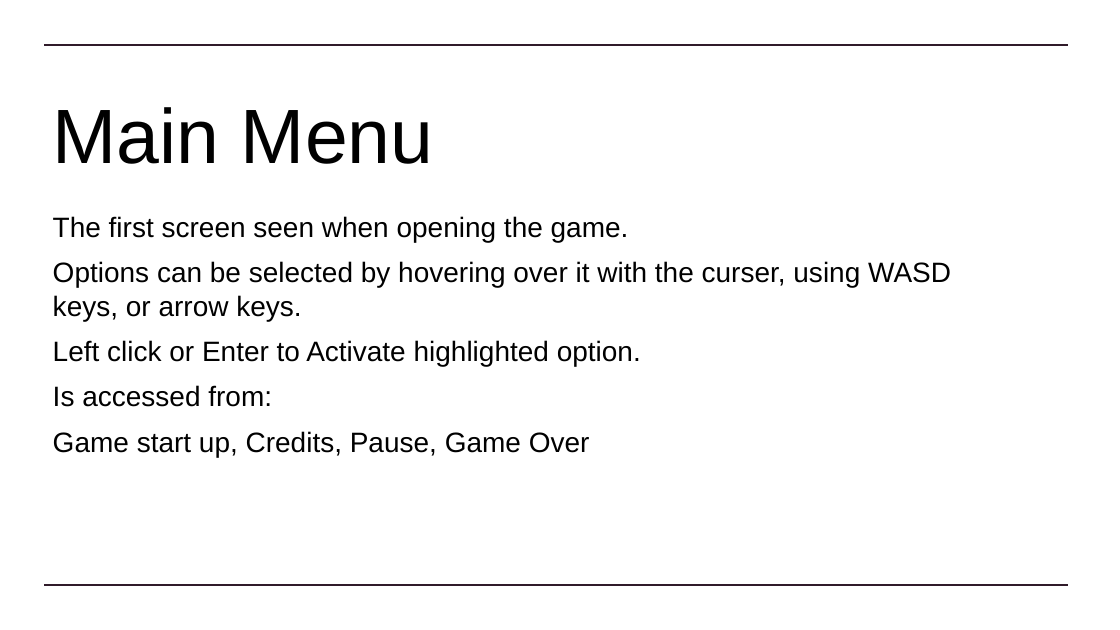
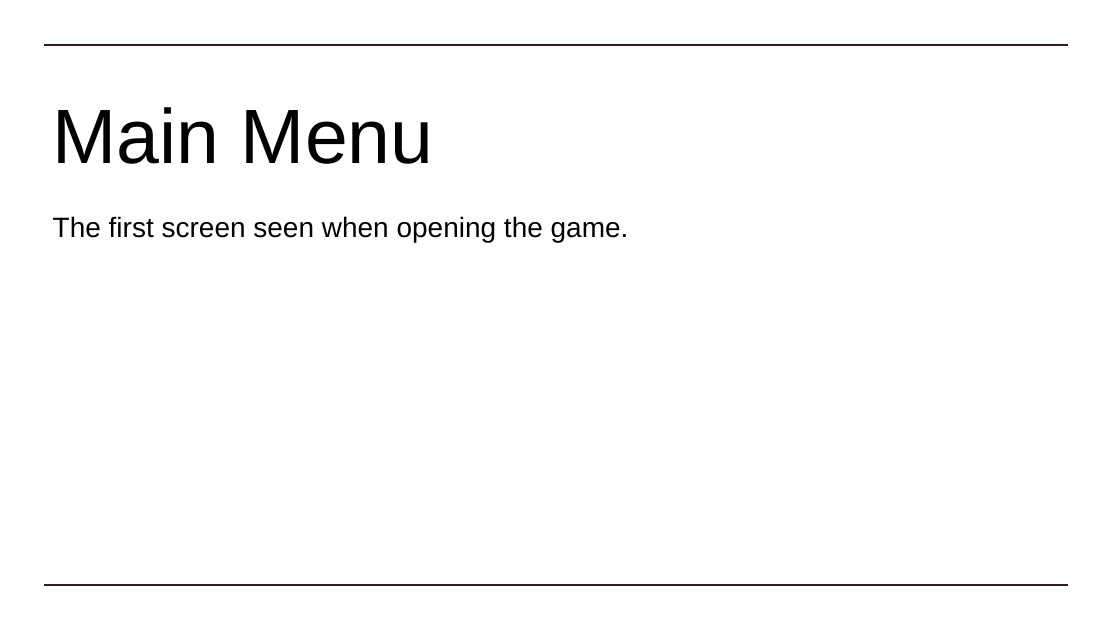
Before and after one commit to Dinoboy173/GameAI, a slide deck: slide 11 of Assessment/SofiWesson TDD.pptx (slide 10 before the commit). Drawn at 1120x630 pixels with LibreOffice and Linux fonts; fonts in the diff are those of the drawing. Boxes give left, top, right and bottom in pixels: in the first picture for what was removed or moved away, otherwise in the second. Text is boxed around its words. In the diff, an @@ line names an element or a change of style, - is before the commit and + after.

```diff
--- a/Assessment/SofiWesson TDD.pptx
+++ b/Assessment/SofiWesson TDD.pptx
@@ subtitle at <box>53,261,951,457</box>: paragraphs removed @@
-Options can be selected by hovering over it with the curser, using WASD keys, or arrow keys.
-Left click or Enter to Activate highlighted option.
-Is accessed from:
-Game start up, Credits, Pause, Game Over
```
Also in this commit, not shown: 7 other slides changed, 3 slides added, 6 slides removed, 7 other files.
